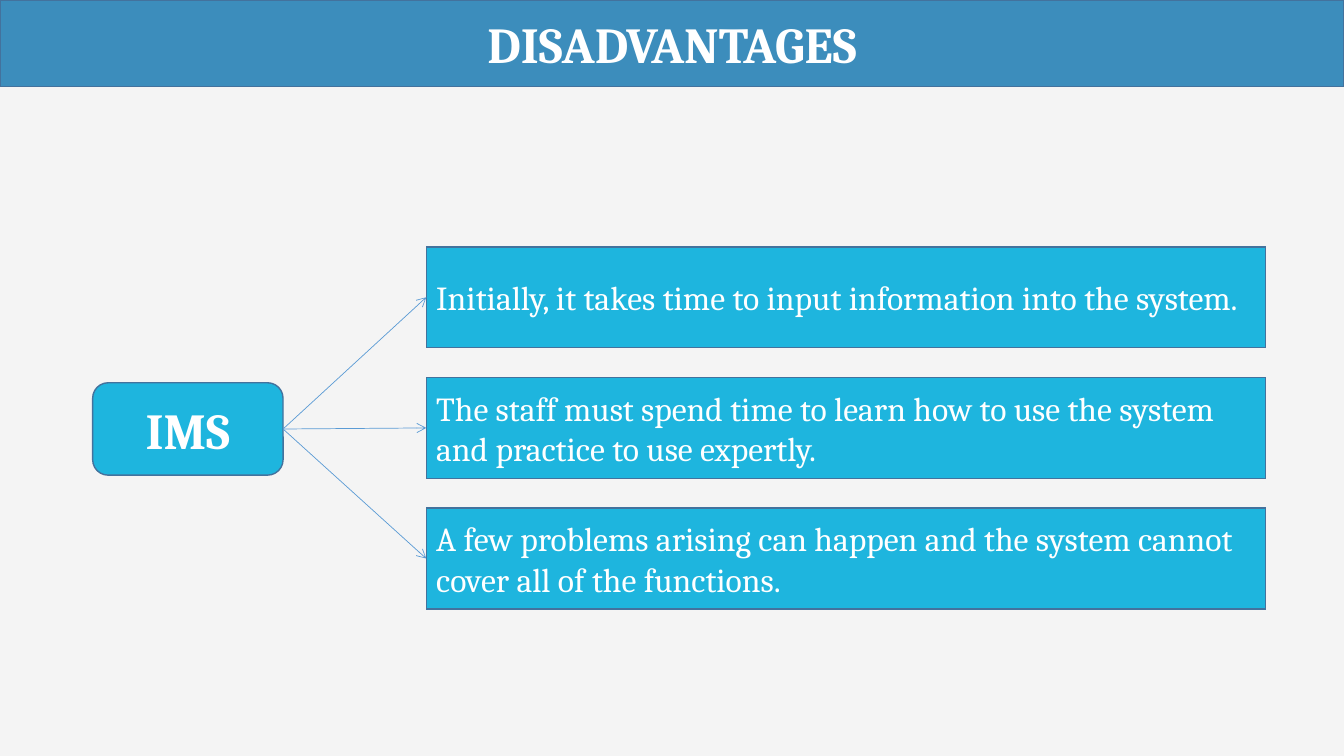
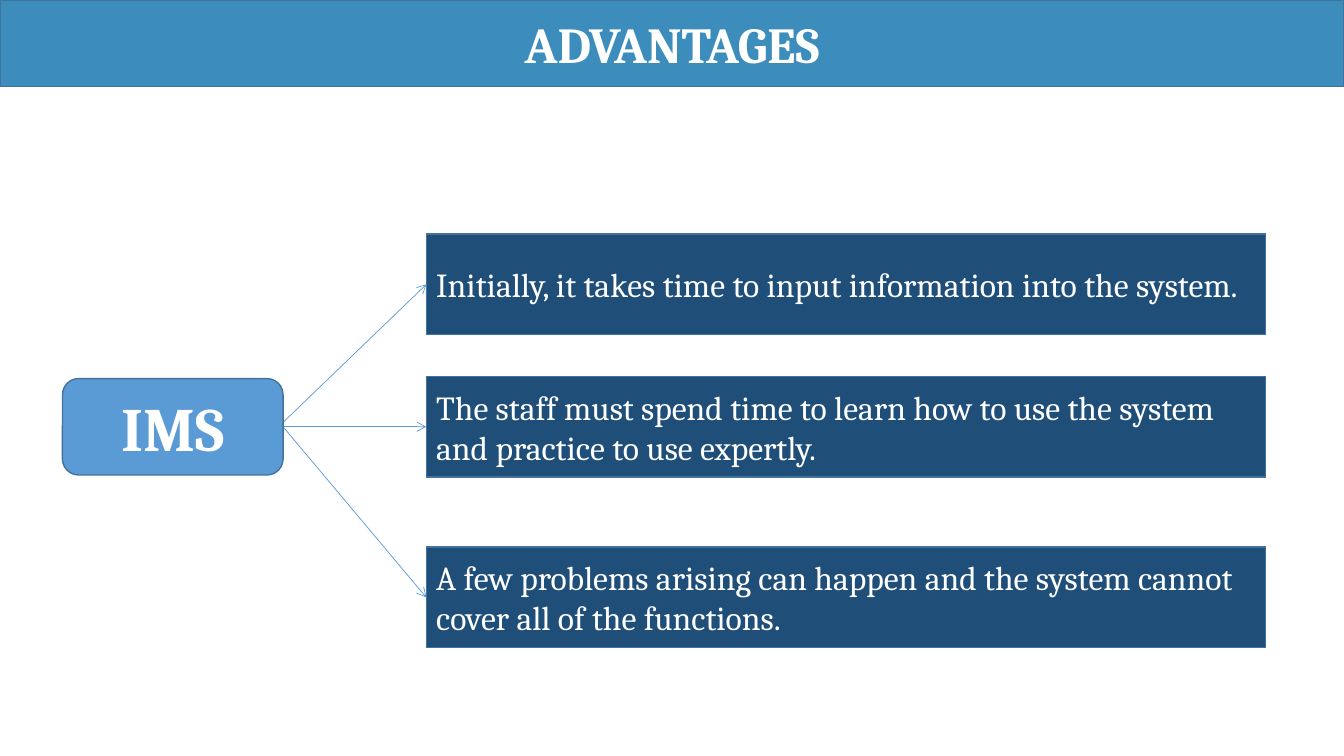
Before and after one commit to haltt051093/IMS-datacenter, a slide deck: slide 37 of Document/Presentation/IMS_20160420_Presentation.pptx (slide 38 before the commit). Drawn at 1344x756 pixels with LibreOffice and Linux fonts; fonts in the diff are those of the drawing. Boxes give left, top, right and bottom in pixels: in the first picture for what was removed or moved away, otherwise in the second. Text is boxed around its words. In the diff, an @@ line names an element or a change of style, - is before the commit and + after.

```diff
--- a/Document/Presentation/IMS_20160420_Presentation.pptx
+++ b/Document/Presentation/IMS_20160420_Presentation.pptx
@@ background #F4F4F4 to #FFFFFF @@
@@ text in rectangle at [525,29,820,64]: text changed @@
-DISADVANTAGES
+ADVANTAGES
@@ rectangle "Initially, it takes time to ...": place and size @@
-rectangle "Initially, it takes time to ..." at [426,247,1266,348]
+rectangle "Initially, it takes time to ..." at [426,234,1266,335]
@@ arrow moved from (283, 430) - (426, 297) to (283, 422) - (426, 284) @@
@@ rounded rectangle "IMS": place and size @@
-rounded rectangle "IMS" at [93,383,283,476]
+rounded rectangle "IMS" at [63,379,283,476]
@@ rounded rectangle "IMS" at [63,379,283,476]: size 36 to 44 pt; fill #1EB5DE to #5B9BD5 @@
@@ arrow moved from (283, 430) - (426, 429) to (283, 426) - (426, 426) @@
@@ arrow moved from (283, 430) - (426, 559) to (283, 426) - (426, 598) @@
@@ fill #1EB5DE to #1F4E79 in 3 elements at [426,376,1266,477], [426,234,1266,335], [426,547,1266,648] @@
@@ rectangle "A few problems arising can ...": place and size @@
-rectangle "A few problems arising can ..." at [426,508,1266,609]
+rectangle "A few problems arising can ..." at [426,547,1266,648]
```
Also in this commit, not shown: 4 other slides changed, 3 slides added, 2 slides removed, 3 other files.
